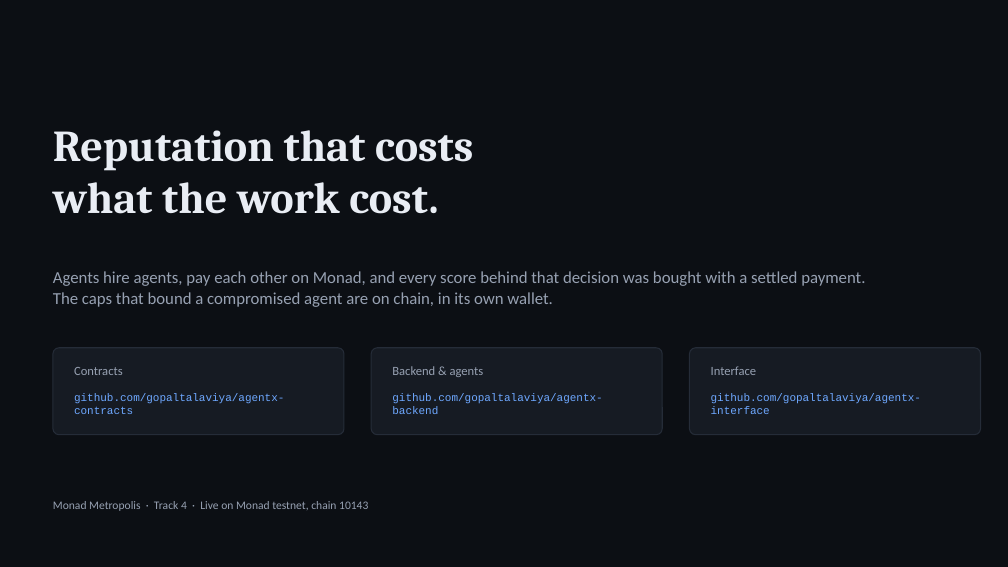
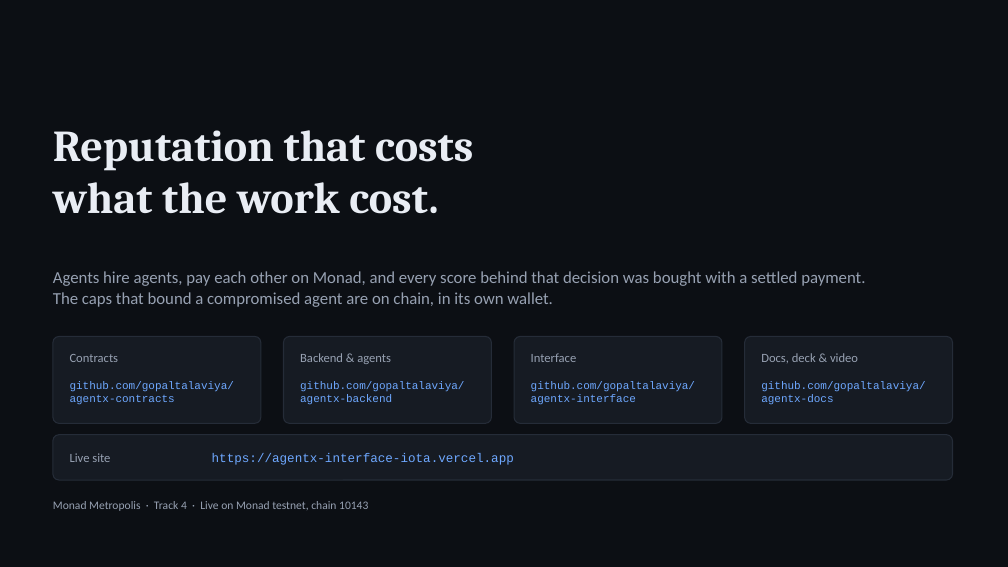
Before and after one commit to gopaltalaviya/agentx-docs, a slide deck: slide 11 of docs/deck/agentx.pptx. Drawn at 1008x567 pixels with LibreOffice and Linux fonts; fonts in the diff are those of the drawing. Boxes give left, top, right and bottom in pixels: in the first picture for what was removed or moved away, otherwise in the second. Text is boxed around its words. In the diff, an @@ line names an element or a change of style, - is before the commit and + after.

```diff
--- a/docs/deck/agentx.pptx
+++ b/docs/deck/agentx.pptx
@@ rounded rectangle resized from (x1=53, y1=348, x2=344, y2=435) to (x1=53, y1=337, x2=261, y2=423) @@
@@ text "Contracts" moved from (x1=74, y1=367, x2=123, y2=375) to (x1=70, y1=354, x2=119, y2=362) @@
@@ rounded rectangle added at (x1=284, y1=337, x2=492, y2=423), fill #161B23, outline #252C38 1 pt @@
@@ text "Backend & agents" moved from (x1=392, y1=366, x2=484, y2=377) to (x1=300, y1=353, x2=391, y2=364) @@
@@ rounded rectangle resized from (x1=371, y1=348, x2=662, y2=435) to (x1=514, y1=337, x2=722, y2=423) @@
@@ text "Interface" moved from (x1=711, y1=366, x2=757, y2=375) to (x1=531, y1=353, x2=577, y2=362) @@
@@ rounded rectangle resized from (x1=690, y1=348, x2=981, y2=435) to (x1=745, y1=337, x2=953, y2=423) @@
@@ text added at (x1=761, y1=353, x2=858, y2=363), 12 pt, text #97A1B2 @@
+Docs, deck & video
@@ text at (x1=70, y1=381, x2=234, y2=405): text changed @@
-github.com/gopaltalaviya/agentx-contracts
+github.com/gopaltalaviya/
+agentx-contracts
@@ text at (x1=300, y1=381, x2=464, y2=405): text changed @@
-github.com/gopaltalaviya/agentx-backend
+github.com/gopaltalaviya/
+agentx-backend
@@ text added at (x1=531, y1=381, x2=695, y2=405), 10.5 pt, text #6EA8FF @@
+github.com/gopaltalaviya/
+agentx-interface
@@ text at (x1=761, y1=381, x2=925, y2=405): text changed @@
-github.com/gopaltalaviya/agentx-interface
+github.com/gopaltalaviya/
+agentx-docs
@@ rounded rectangle added at (x1=53, y1=435, x2=953, y2=480), fill #161B23, outline #252C38 1 pt @@
@@ text added at (x1=70, y1=453, x2=110, y2=462), 12 pt, text #97A1B2 @@
+Live site
@@ text added at (x1=212, y1=453, x2=514, y2=465), 12 pt, text #6EA8FF @@
+https://agentx-interface-iota.vercel.app
```
Also in this commit, not shown: 1 other slide changed, 17 other files.
